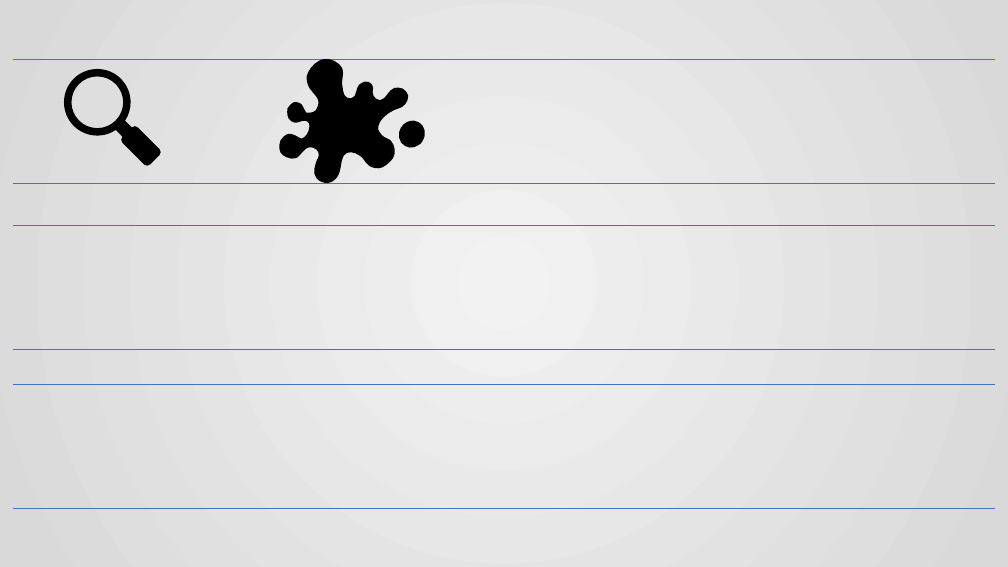
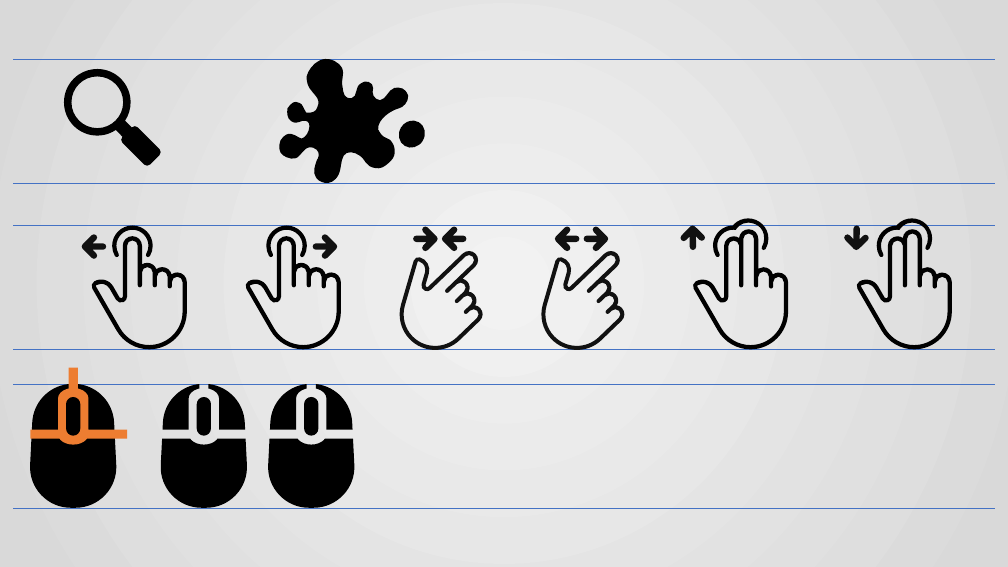
Before and after one commit to histopen/assets, a slide deck: slide 7 of Icons_UI/Icons_UI.pptx. Drawn at 1008x567 pixels with LibreOffice and Linux fonts; fonts in the diff are those of the drawing. Boxes give left, top, right and bottom in pixels: in the first picture for what was removed or moved away, otherwise in the second. Text is boxed around its words. In the diff, an @@ line names an element or a change of style, - is before the commit and + after.

```diff
--- a/Icons_UI/Icons_UI.pptx
+++ b/Icons_UI/Icons_UI.pptx
@@ freeform shape added at bbox=[81, 233, 108, 260], fill #111111 @@
@@ freeform shape added at bbox=[91, 236, 187, 349], fill #000000 @@
@@ freeform shape added at bbox=[112, 225, 153, 257], fill #000000 @@
@@ freeform shape added at bbox=[246, 236, 341, 349], fill #000000 @@
@@ freeform shape added at bbox=[266, 225, 307, 257], fill #000000 @@
@@ freeform shape added at bbox=[311, 233, 338, 260], fill #111111 @@
@@ freeform shape added at bbox=[400, 227, 483, 350], fill #111111 @@
@@ freeform shape added at bbox=[541, 227, 625, 350], fill #111111 @@
@@ freeform shape added at bbox=[680, 224, 706, 251], fill #111111 @@
@@ freeform shape added at bbox=[693, 229, 789, 349], fill #000000 @@
@@ freeform shape added at bbox=[713, 219, 768, 257], fill #000000 @@
@@ freeform shape added at bbox=[843, 224, 870, 251], fill #111111 @@
@@ freeform shape added at bbox=[857, 229, 952, 349], fill #000000 @@
@@ freeform shape added at bbox=[877, 219, 932, 257], fill #000000 @@
@@ freeform shape added at bbox=[30, 384, 116, 508], fill #000000 @@
@@ freeform shape added at bbox=[30, 368, 127, 445], fill #ED7D31 @@
@@ freeform shape added at bbox=[161, 384, 247, 508], fill #000000 @@
@@ freeform shape added at bbox=[268, 384, 355, 508], fill #000000 @@
@@ freeform shape added at bbox=[66, 397, 80, 436], fill #000000 @@
@@ freeform shape added at bbox=[197, 397, 211, 436], fill #000000 @@
```
Also in this commit, not shown: 6 other files.
